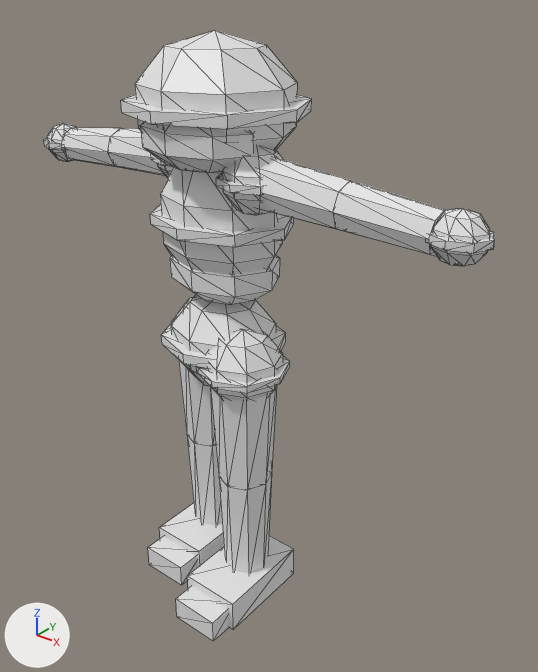
The glTF model models/cc0/cc0-cel.glb as it was, and as the next commit left it.
Rendered twice from a 50 mm camera at (0.795, -0.868, 1.073) aimed at (0.062, 0.049, 0.505). Lighting does not change. The marker at lower left points along +X, +Y and +Z. The first picture is the older version. Mesh edges are drawn as thin lines. Vertices at exactly the same position are counted once.

Names of what the first picture shows: 'chest', 'elbow_f', 'foot_b', 'foot_f', 'hand_f', 'head', 'pelvis', 'shin_b', 'shin_f', 'shoulder_f', 'thigh_b', 'thigh_f' and 3 more.
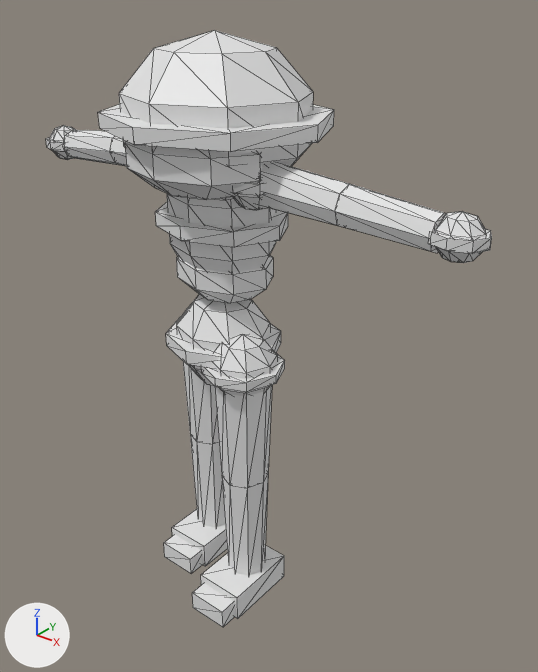
What changed in the scene script:
```text
Change me_head:
    remove me_head.from_pydata(...)  # 100 vertices, 184 faces; spans x -0.151..0.151, y -0.137..0.137, z 0.788..1.0
    add me_head.from_pydata(...)  # 100 vertices, 184 faces; spans x -0.188..0.188, y -0.171..0.171, z 0.748..1.0
    me_head part 1: the loose piece of 34 vertices spanning x -0.127..0.127, y -0.115..0.115, z 0.788..1.0 is scaled about its middle by (1.2, 1.21, 1.19), then moved by (0.0, 0.0, -0.02)
    me_head part 2: the loose piece of 34 vertices spanning x -0.093..0.111, y -0.122..0.025, z 0.805..0.907 is scaled about its middle by (1.2, 1.21, 1.19), then moved by (0.0, -0.01, -0.027)
    me_head part 3: the loose piece of 16 vertices spanning x -0.151..0.151, y -0.137..0.137, z 0.885..0.903 is scaled about its middle by (1.24, 1.25, 1.33), then moved by (0.0, 0.0, -0.02)
    other edits to the shape of me_head do not show in these pictures
Change me_chest:
    remove me_chest.from_pydata(...)  # 84 vertices, 156 faces; spans x -0.129..0.129, y -0.099..0.107, z 0.575..0.85
    add me_chest.from_pydata(...)  # 84 vertices, 156 faces; spans x -0.119..0.119, y -0.091..0.099, z 0.575..0.85
    me_chest part 4: the loose piece of 34 vertices spanning x -0.108..0.108, y -0.083..0.091, z 0.58..0.85 is scaled about its middle by (0.895, 0.89, 1)
    me_chest part 5: the loose piece of 34 vertices spanning x -0.101..0.101, y -0.073..0.089, z 0.575..0.685 is scaled about its middle by (0.877, 0.89, 1)
    me_chest part 6: the loose piece of 16 vertices spanning x -0.129..0.129, y -0.099..0.107, z 0.706..0.724 is scaled about its middle by (0.926, 0.922, 1.33)
Change me_shoulder_f:
    remove me_shoulder_f.from_pydata(...)  # 66 vertices, 120 faces; spans x 0.041..0.262, y -0.087..0.031, z 0.748..0.853
    add me_shoulder_f.from_pydata(...)  # 66 vertices, 120 faces; spans x 0.047..0.262, y -0.081..0.025, z 0.755..0.845
    me_shoulder_f part 7: the loose piece of 16 vertices spanning x 0.097..0.262, y -0.07..0.014, z 0.754..0.842 is scaled about its middle by (1, 0.859, 0.863)
    me_shoulder_f part 8: the loose piece of 34 vertices spanning x 0.05..0.15, y -0.078..0.022, z 0.748..0.853 is scaled about its middle by 0.857
    me_shoulder_f part 9: the loose piece of 16 vertices spanning x 0.041..0.159, y -0.087..0.031, z 0.794..0.806 is scaled about its middle by (0.887, 0.887, 1.33)
Change me_elbow_f:
    remove me_elbow_f.from_pydata(...)  # 16 vertices, 28 faces; spans x 0.2574..0.4022, y -0.064..0.008, z 0.7491..0.8259
    add me_elbow_f.from_pydata(...)  # 16 vertices, 28 faces; spans x 0.2578..0.4019, y -0.059..0.003, z 0.7531..0.8209
    me_elbow_f part 10: 16 of 16 vertices moved; they spanned x 0.2574..0.4022, y -0.064..0.008, z 0.7491..0.8259 and now span x 0.2578..0.4019, y -0.059..0.003, z 0.7531..0.8209; mean shift (0.0, 0.0, 0.0)
Change me_foot_f:
    remove me_foot_f.from_pydata(...)  # 16 vertices, 24 faces; spans x 0.014..0.126, y -0.177..0.047, z 0.0..0.062
    add me_foot_f.from_pydata(...)  # 16 vertices, 24 faces; spans x 0.024..0.116, y -0.143..0.03, z 0.0..0.052
    me_foot_f part 11: the whole mesh is scaled about its middle by (0.821, 0.767, 0.839), then moved by (0.0, 0.009, -0.005)
Change me_thigh_b:
    remove me_thigh_b.from_pydata(...)  # 66 vertices, 120 faces; spans x -0.149..0.009, y -0.047..0.111, z 0.26..0.55
    add me_thigh_b.from_pydata(...)  # 66 vertices, 120 faces; spans x -0.14..0.0, y -0.038..0.102, z 0.26..0.54
    me_thigh_b part 12: the loose piece of 16 vertices spanning x -0.128..-0.012, y -0.026..0.09, z 0.26..0.48 is scaled about its middle by (0.867, 0.867, 1)
    me_thigh_b part 13: the loose piece of 34 vertices spanning x -0.136..-0.004, y -0.034..0.098, z 0.41..0.55 is scaled about its middle by 0.862
    other edits to the shape of me_thigh_b do not show in these pictures
Change me_shin_b:
    remove me_shin_b.from_pydata(...)  # 16 vertices, 28 faces; spans x -0.118..-0.022, y -0.016..0.08, z 0.04..0.26
    add me_shin_b.from_pydata(...)  # 16 vertices, 28 faces; spans x -0.112..-0.028, y -0.01..0.074, z 0.04..0.26
    me_shin_b part 14: the whole mesh is scaled about its middle by (0.875, 0.875, 1)
Change me_foot_b:
    remove me_foot_b.from_pydata(...)  # 16 vertices, 24 faces; spans x -0.126..-0.014, y -0.115..0.109, z 0.0..0.062
    add me_foot_b.from_pydata(...)  # 16 vertices, 24 faces; spans x -0.116..-0.024, y -0.081..0.091, z 0.0..0.052
    me_foot_b part 15: the whole mesh is scaled about its middle by (0.821, 0.767, 0.839), then moved by (0.0, 0.009, -0.005)
```

Pixel boxes [x1, y1, x2, y2] of what changed, in the pictures (538 x 672 px; the box of a moved part takes in the faces that stretch with it):
'head', reshaped (23% wider, 19% taller): before [121, 30, 312, 173]; after [98, 30, 334, 200]
'chest', reshaped: before [150, 167, 294, 305]; after [155, 194, 288, 303]
'shoulder_f', reshaped: before [216, 146, 350, 231]; after [231, 162, 349, 228]
'foot_f', moved, rescaled (22% narrower, 23% shorter): before [176, 536, 294, 642]; after [192, 546, 284, 627]
'elbow_f', reshaped (9% shorter): before [333, 180, 445, 256]; after [335, 184, 446, 253]
'foot_b', moved, rescaled (17% narrower, 20% shorter): before [148, 503, 224, 585]; after [164, 509, 227, 574]
'shin_b', rescaled: before [187, 435, 222, 525]; after [190, 434, 225, 528]
'thigh_b', reshaped: before [167, 298, 216, 446]; after [181, 306, 219, 444]
part 1 of me_head, moved or reshaped: before [135, 39, 297, 173]; after [119, 39, 313, 200]
part 2 of me_head, moved or reshaped: before [140, 122, 255, 172]; after [125, 141, 261, 200]
part 3 of me_head, moved or reshaped: before [121, 95, 312, 129]; after [98, 104, 334, 152]
part 4 of me_chest, moved or reshaped: before [160, 167, 282, 275]; after [167, 194, 276, 273]
part 5 of me_chest, moved or reshaped: before [170, 255, 280, 305]; after [176, 255, 273, 303]
part 6 of me_chest, moved or reshaped: before [150, 205, 294, 247]; after [155, 202, 288, 247]
part 7 of me_shoulder_f, moved or reshaped: before [256, 157, 350, 231]; after [257, 162, 349, 228]
part 8 of me_shoulder_f, moved or reshaped: before [222, 146, 284, 215]; after [233, 166, 269, 210]
part 9 of me_shoulder_f, moved or reshaped: before [216, 174, 264, 195]; after [231, 182, 265, 195]
part 12 of me_thigh_b, moved or reshaped: before [179, 360, 216, 446]; after [183, 361, 219, 444]
part 13 of me_thigh_b, moved or reshaped (mostly hidden): before [171, 298, 192, 323]; after [181, 306, 190, 318]
'shoulder_b', unchanged, covered by the edit: before [108, 128, 173, 178]; after [110, 136, 127, 166]
